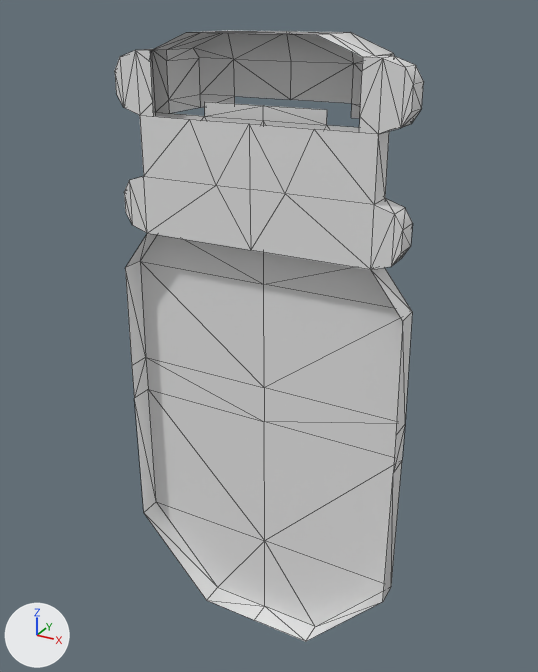
One commit to the COLLADA model art/meshes/props/weapons/guns/assault_rifles/SCAR/buttstock_stock_holder.dae: the scene before it, then after it.
Rendered twice from a 50 mm lens placed at (0.144, -0.284, 0.172), pointed at (-0.003, -0.016, 0.038). Lighting does not change. The marker at lower left points along +X, +Y and +Z. Mesh edges are drawn as thin lines. Where no turn or scale is listed for an object, it has been applied to the vertices. Vertices at the same position are counted once.

Objects in the first picture: 'SCAR- Buttstock Grip_Ready'.
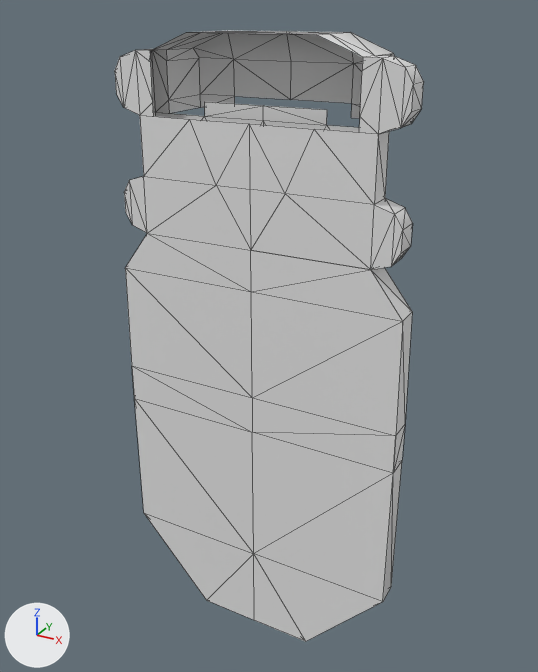
What differs and where, as boxes (x1, y1, x2, y2) in the pictures (538 x 672 px):
part 1 of me_cubo_032, added: after (125, 233, 403, 642)

Diff of the bpy script that builds the scene:
```diff
--- a/art/meshes/props/weapons/guns/assault_rifles/SCAR/buttstock_stock_holder.dae.py
+++ b/art/meshes/props/weapons/guns/assault_rifles/SCAR/buttstock_stock_holder.dae.py
@@ me_cubo_032 @@
 # used by ob_scar__buttstock_grip_ready; location = (0.0, 0.0, 0.0)
-me_cubo_032.from_pydata(...)  # 132 vertices, 220 faces; spans x -0.066..0.066, y -0.036..-0.003, z -0.109..0.164
+me_cubo_032.from_pydata(...)  # 143 vertices, 240 faces; spans x -0.066..0.066, y -0.036..-0.003, z -0.109..0.164
+# me_cubo_032 part 1
+# 11 vertices are added at x -0.066..0.066, y -0.036, z -0.067..0.084
+# 20 new faces join them
 me_cubo_032.materials.append(mat_scar___buttstock)
```
